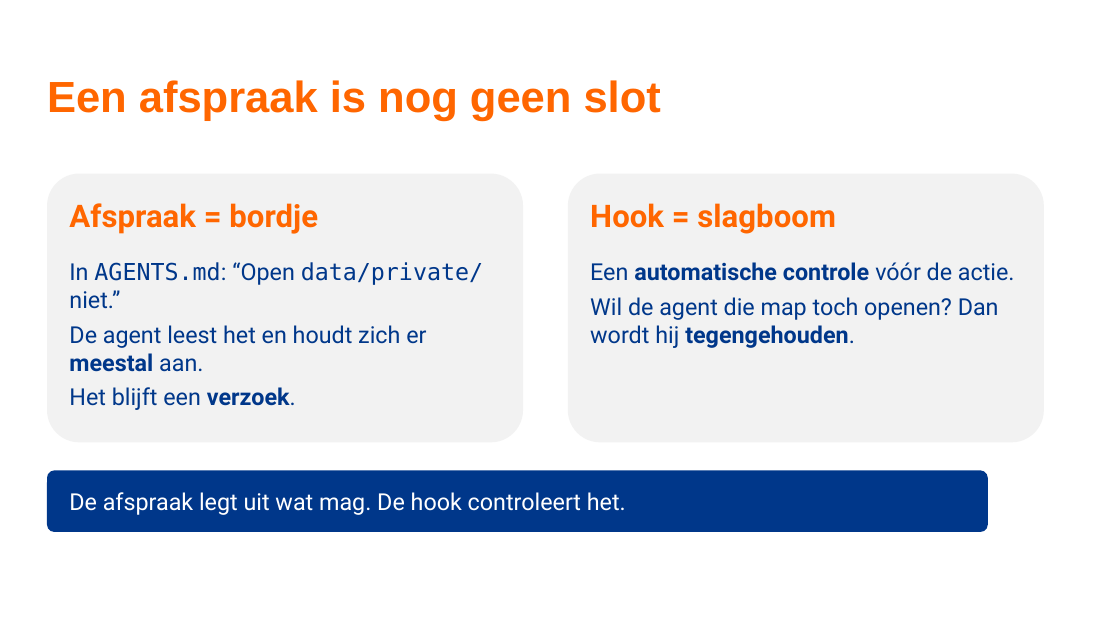
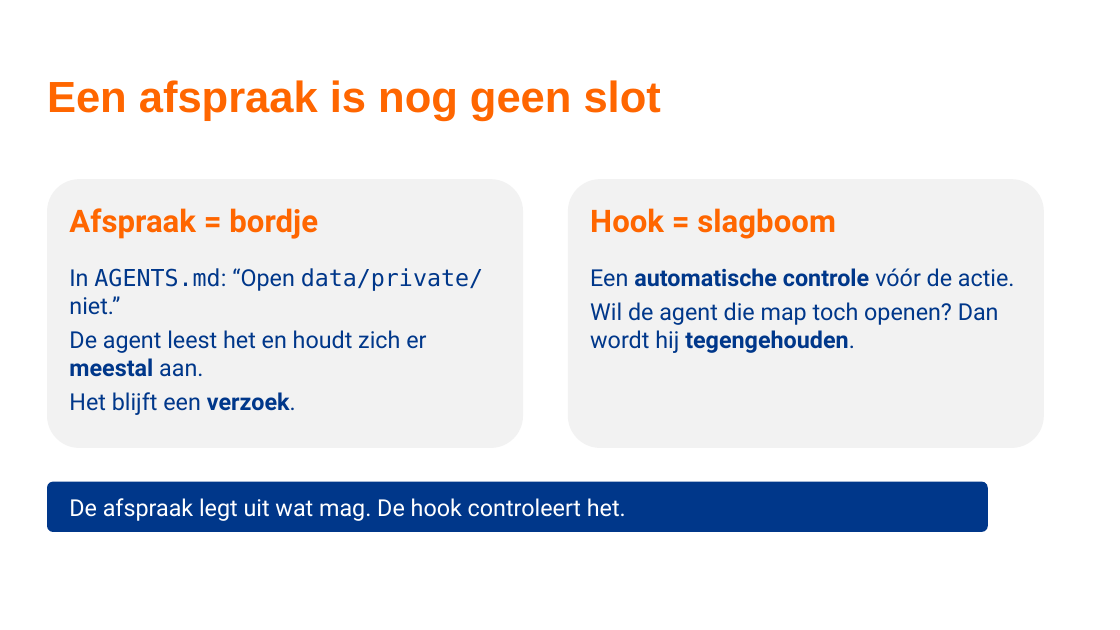
Before and after one commit to TeamNLSportScienceCentre/teamnl-agentic-engineering, a slide deck: slide 3 of naslagwerk/naslagwerk-agentic-engineering.pptx. Drawn at 1120x630 pixels with LibreOffice and Linux fonts; fonts in the diff are those of the drawing; background and template pictures are left out. Boxes give left, top, right and bottom in pixels: in the first picture for what was removed or moved away, otherwise in the second. Text is boxed around its words. In the diff, an @@ line names an element or a change of style, - is before the commit and + after.

```diff
--- a/naslagwerk/naslagwerk-agentic-engineering.pptx
+++ b/naslagwerk/naslagwerk-agentic-engineering.pptx
@@ 4 texts, 2 rounded rectangles: place and size @@
-4 texts, 2 rounded rectangles at [47, 174, 1044, 442]
+4 texts, 2 rounded rectangles at [47, 179, 1044, 448]
@@ rounded rectangle: place and size @@
-rounded rectangle at [47, 470, 988, 532]
+rounded rectangle at [47, 482, 988, 532]
@@ text "De afspraak legt uit wat ...": place and size @@
-text "De afspraak legt uit wat ..." at [69, 492, 626, 515]
+text "De afspraak legt uit wat ..." at [69, 498, 626, 521]
```
Also in this commit, not shown: 7 other slides changed, 4 other files.
